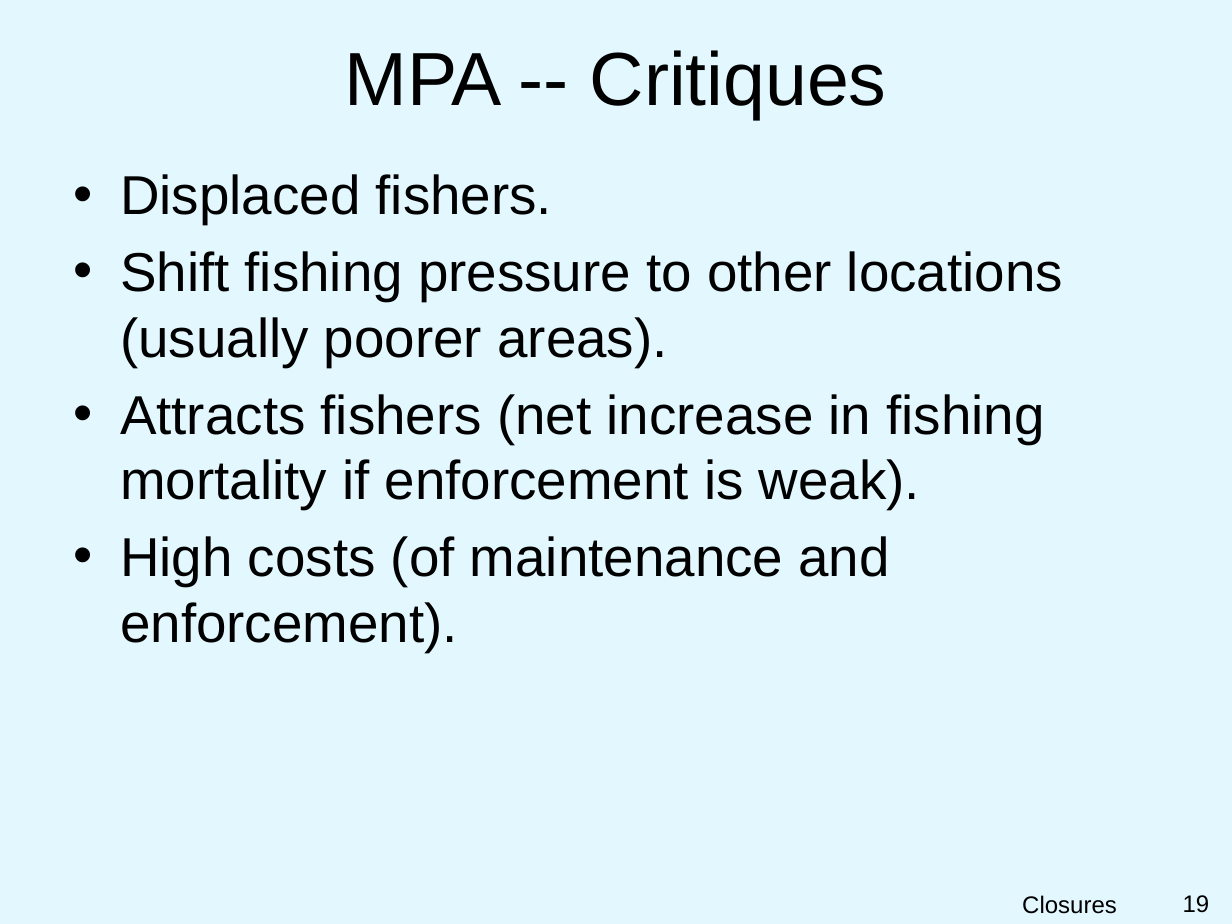
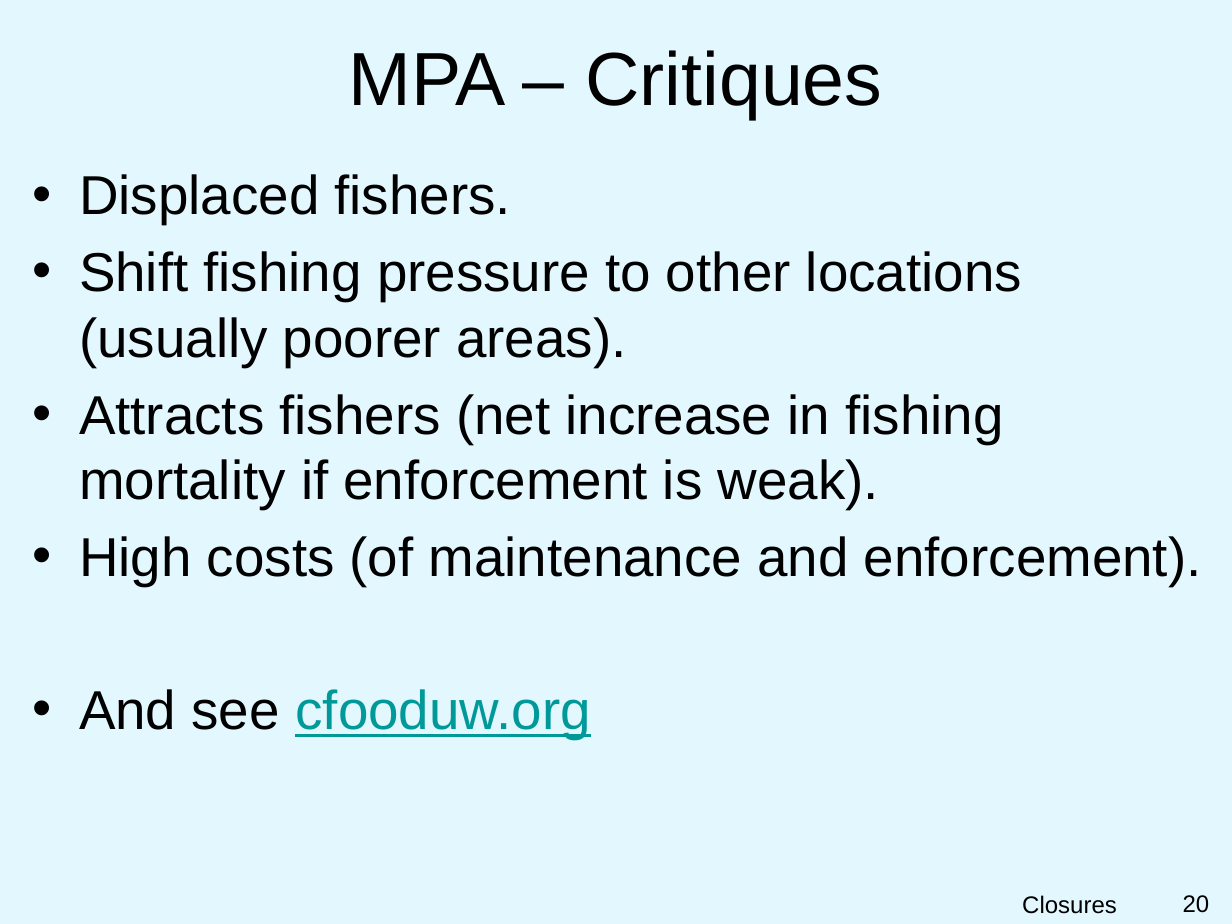
Before and after one commit to droglenc/NCNRS349, a slide deck: slide 20 of modules/MgmntClosures/PPT.pptx (slide 19 before the commit). Drawn at 1232x924 pixels with LibreOffice and Linux fonts; fonts in the diff are those of the drawing; background and template pictures are left out. Boxes give left, top, right and bottom in pixels: in the first picture for what was removed or moved away, otherwise in the second. Text is boxed around its words. In the diff, an @@ line names an element or a change of style, - is before the commit and + after.

Commit message:
Updated MPA slides

```diff
--- a/modules/MgmntClosures/PPT.pptx
+++ b/modules/MgmntClosures/PPT.pptx
@@ title at [349, 50, 883, 119]: text changed @@
-MPA -- Critiques
+MPA – Critiques
@@ text "Displaced fishers.": place and size @@
-text "Displaced fishers." at [120, 174, 1063, 652]
+text "Displaced fishers." at [79, 174, 1202, 739]
@@ text at [79, 689, 590, 739]: paragraph added @@
+• And see cfooduw.org
@@ page number at [1183, 895, 1210, 913]: text changed @@
-19
+20
```
Also in this commit, not shown: 1 other slide changed, 1 slide added.
